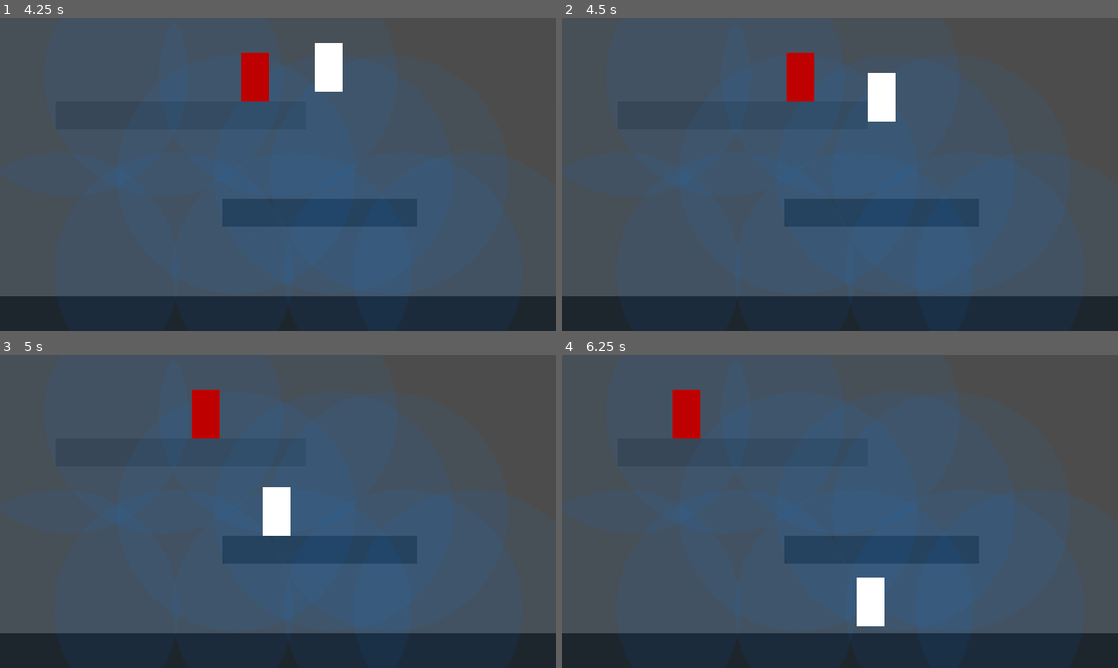
Above: before the commit, frames 1-4 (two rows, left to right).
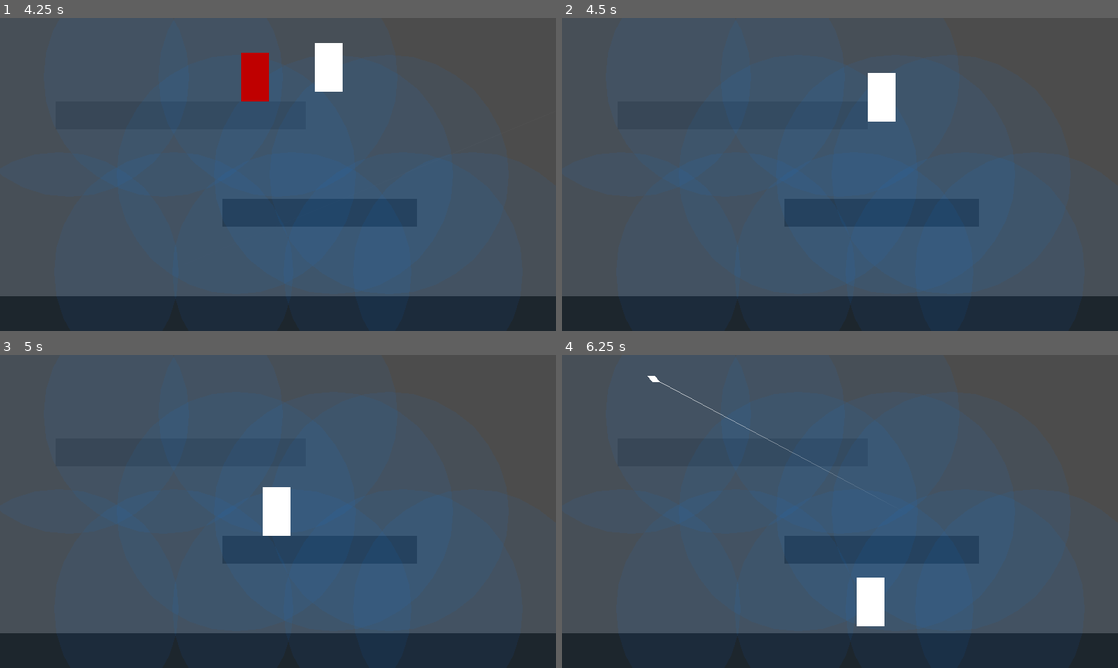
Above: after the commit, the same moments.

Repository: zhyrin0/through-the-looking-glass
Game: Godot game, scene res://tests/enemy_movement/test.tscn
The game is run twice, just before and just after one commit, with the same random seed, the same clock (stepped at 60 frames per second) and the same inputs. This scene is started directly instead of the project's main scene. Sound files missing from this copy of the repository are replaced by a short silence.
Inputs (mouse positions are in pixels of both pictures, inside the frame that each line leads up to):
- Up to frame 1 (4.25 s): move the mouse to (400, 158) at 0.52 s; press the mouse at (400, 158) at 0.53 s; hold D (move_right) 0.53-2.03 s; tap Space (move_jump) at 0.77, 1.52, 3.02, 3.77 s; move the mouse to (166, 190) at 1.27 s; release the mouse at (166, 190) at 1.28 s; tap S (move_fall) at 1.35, 2.85 s; move the mouse to (333, 105) at 2.02 s; press the mouse at (333, 105) at 2.03 s; hold A (move_left) 2.03-2.78 s; move the mouse to (250, 237) at 2.77 s; release the mouse at (250, 237) at 2.78 s; hold D (move_right) from 2.78 s (still down); move the mouse to (444, 221) at 3.52 s; press the mouse at (444, 221) at 3.53 s
- Up to frame 2 (4.5 s): move the mouse to (673, 127) at 4.27 s; release D (move_right) at 4.28 s; release the mouse at (673, 127) at 4.28 s; hold A (move_left) from 4.28 s (still down); tap S (move_fall) at 4.35 s
- Up to frame 3 (5 s): keep holding A (move_left); tap Space (move_jump) at 4.52 s
- Up to frame 4 (6.25 s): move the mouse to (867, 511) at 5.02 s; release A (move_left) at 5.03 s; press the mouse at (867, 511) at 5.03 s; hold D (move_right) 5.03-5.78 s; move the mouse to (756, 433) at 5.77 s; release the mouse at (756, 433) at 5.78 s; hold A (move_left) from 5.78 s (still down); tap S (move_fall) at 5.85 s; tap Space (move_jump) at 6.02 s

Frame 1 is identical in both runs. In frame 2, 0.8% of the frame differs, in the area x 40-46%, y 11-27%; in frame 3, 0.8%; in frame 4, 0.9%, in the area x 15-54%, y 6-43%.
Error after the commit: Assertion failed: Virtual method. (res://src/character/player/player.gd:41)

Commit message:
Enemy gets freed when hit

Diff:
--- a/src/character/character_base.tscn
+++ b/src/character/character_base.tscn
@@ -9,6 +9,9 @@
 collision_layer = 0
 collision_mask = 12
 script = ExtResource( 1 )
+__meta__ = {
+"_edit_group_": true
+}
 jump_height = 256
 jump_time = 0.5
 fall_gravity_multiplier = 1.35
--- a/src/character/enemy/enemy.gd
+++ b/src/character/enemy/enemy.gd
@@ -45,6 +45,10 @@
 	reset_collision_rules()
 
 
+func hit() -> void:
+	queue_free()
+
+
 func attack() -> void:
 	_attack(Projectile.Owner.ENEMY, player.global_position, false)
 
--- a/src/projectile/projectile.gd
+++ b/src/projectile/projectile.gd
@@ -34,12 +34,15 @@
 
 func _physics_process(delta: float) -> void:
 	var velocity := direction * speed * delta
-	if move_and_collide(velocity):
+	var collision := move_and_collide(velocity)
+	if collision:
 		# hack: While the projectile is not deleted (playing shatter audio)
 		# it interferes with character movement, so it's teleported away.
 		global_position = Vector2(-1.0, -1.0) * 100.0
 		collision_layer = 0
 		visible = false
+		if collision.collider.has_method("hit"):
+			collision.collider.call("hit")
 		shatter_audio.play()
 		delete_timer.stop()
 		set_process(false)
